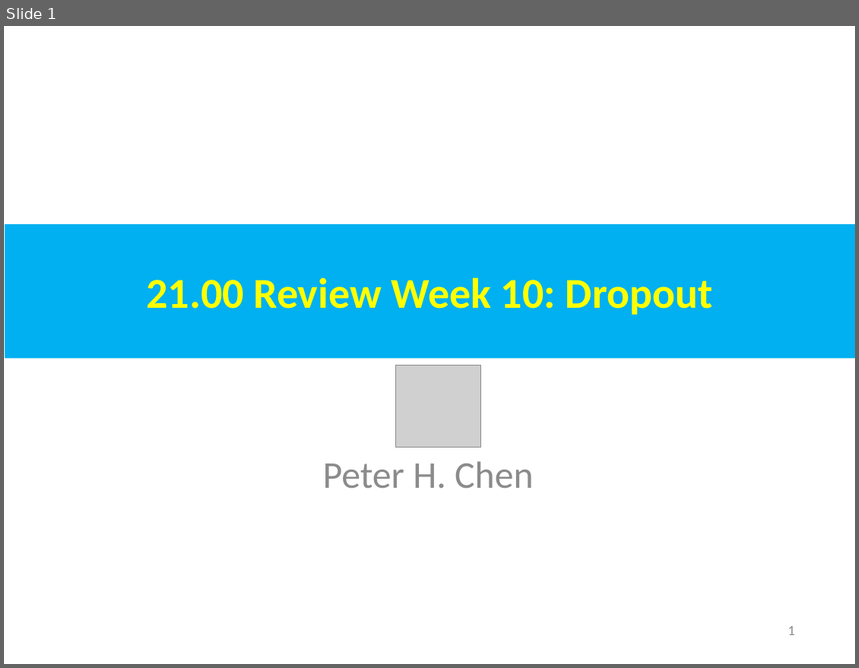
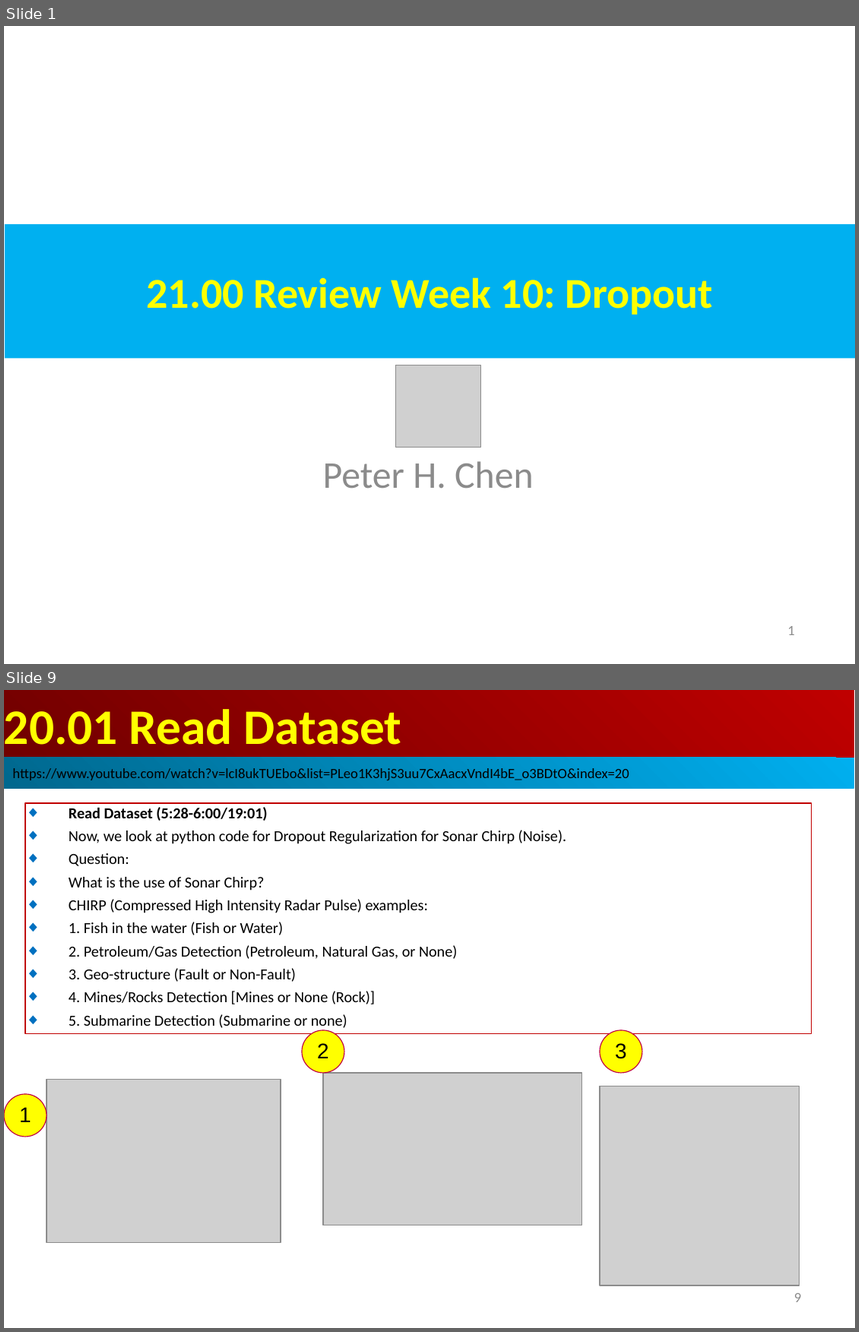
Before and after one commit to peterhchen/AIU_CS512_DL, a slide deck: 000_Lecture_Project/week11/001_Video/21.00_w10_review_Dropout.ppt. Shown one above the other, each under a label of ours: slide 1 before the commit, slides 1 and 9 after it; the slides between them are not shown. The pictures are 859x668 and 859x1332 pixels, drawn with LibreOffice and Linux fonts; fonts in the diff are those of the drawing; grey boxes stand for pictures. Boxes give left, top, right and bottom in pixels: in the first picture for what was removed or moved away, otherwise in the second. Text is boxed around its words. In the diff, an @@ line names an element or a change of style, - is before the commit and + after.

```diff
--- a/000_Lecture_Project/week11/001_Video/21.00_w10_review_Dropout.ppt
+++ b/000_Lecture_Project/week11/001_Video/21.00_w10_review_Dropout.ppt
@@ slide 9 added at bbox=[4, 690, 855, 1328], background #FFFFFF @@
@@ rectangle added at bbox=[4, 690, 854, 759], fill gradient #BF0000 to #710000, 42 pt, text #FFFF00, bold @@
+20.01 Read Dataset
@@ rectangle added at bbox=[4, 757, 854, 788], fill gradient #00AFEF to #00688E, 12 pt, text #000000 @@
+https://www.youtube.com/watch?v=lcI8ukTUEbo&list=PLeo1K3hjS3uu7CxAacxVndI4bE_o3BDtO&index=20
@@ rectangle added at bbox=[25, 803, 812, 1034], outline #C00000 0.74 pt, 13 pt, text #000000 @@
+◆ Read Dataset (5:28-6:00/19:01)
+◆ Now, we look at python code for Dropout Regularization for Sonar Chirp (Noise).
+◆ Question:
+◆ What is the use of Sonar Chirp?
+◆ CHIRP (Compressed High Intensity Radar Pulse) examples:
+◆ 1. Fish in the water (Fish or Water)
+◆ 2. Petroleum/Gas Detection (Petroleum, Natural Gas, or None)
+◆ 3. Geo-structure (Fault or Non-Fault)
+◆ 4. Mines/Rocks Detection [Mines or None (Rock)]
+◆ 5. Submarine Detection (Submarine or none)
@@ ellipse added at bbox=[302, 1030, 344, 1073], fill #FFFF00, outline #BF0041 0.74 pt, 18 pt, text #000000 @@
+2
@@ ellipse added at bbox=[600, 1030, 642, 1073], fill #FFFF00, outline #BF0041 0.74 pt, 18 pt, text #000000 @@
+3
@@ picture added at bbox=[323, 1073, 582, 1225] @@
@@ ellipse added at bbox=[4, 1094, 47, 1137], fill #FFFF00, outline #BF0041 0.74 pt, 18 pt, text #000000 @@
+1
@@ picture added at bbox=[47, 1080, 281, 1243] @@
@@ picture added at bbox=[600, 1087, 799, 1286] @@
@@ page number added at bbox=[794, 1293, 801, 1303], 12 pt, text #8B8B8B @@
+9
```
Also in this commit, not shown: 7 slides changed, 9 other slides added.
